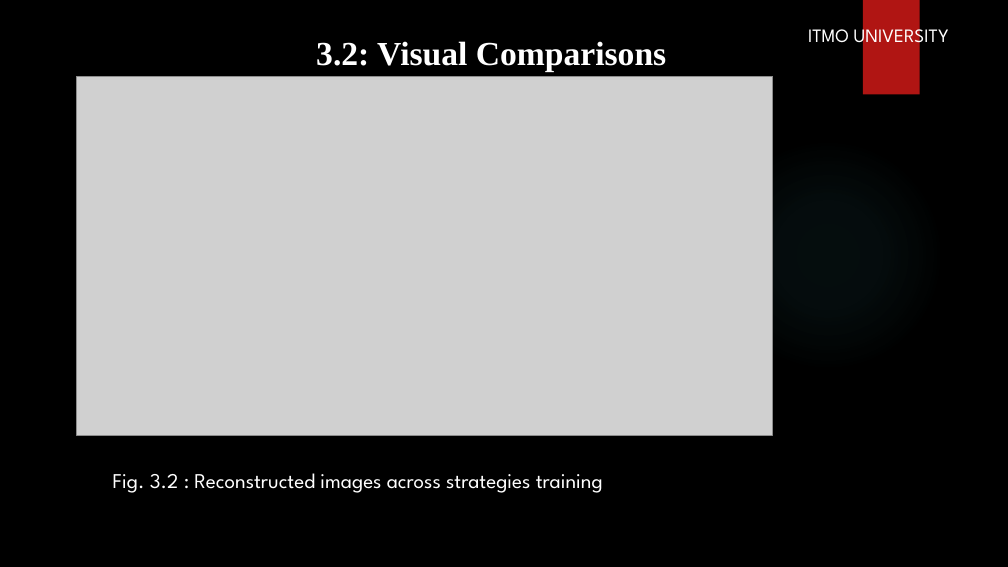
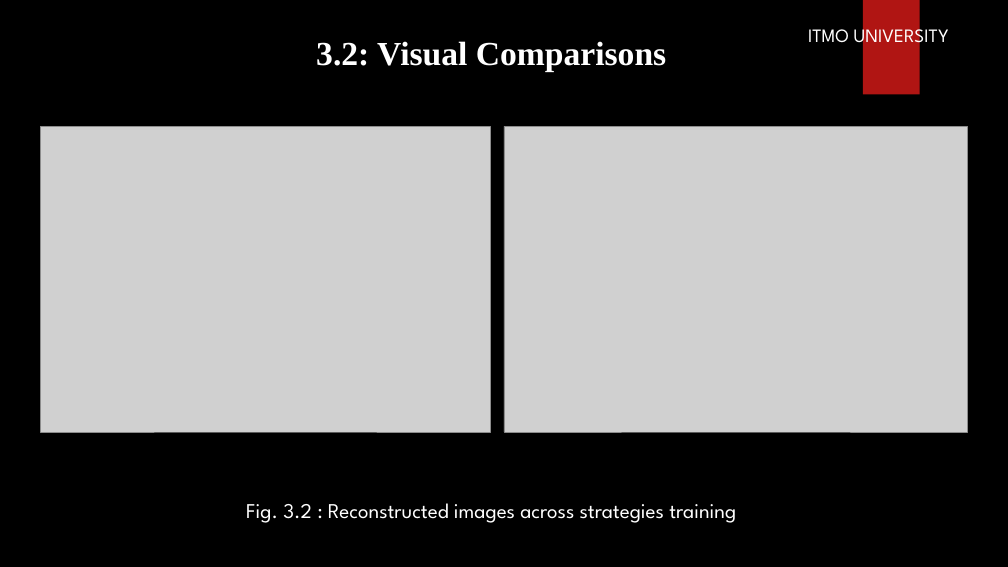
Before and after one commit to PrinssAlex/3dgs-dynamic-masking-47, a slide deck: slide 12 of 3D Gaussian Splatting via Masking Dynamic Objects.pptx (slide 11 before the commit). Drawn at 1008x567 pixels with LibreOffice and Linux fonts; fonts in the diff are those of the drawing; grey boxes stand for pictures; background and template pictures are left out. Boxes give left, top, right and bottom in pixels: in the first picture for what was removed or moved away, otherwise in the second. Text is boxed around its words. In the diff, an @@ line names an element or a change of style, - is before the commit and + after.

```diff
--- a/3D Gaussian Splatting via Masking Dynamic Objects.pptx
+++ b/3D Gaussian Splatting via Masking Dynamic Objects.pptx
@@ picture removed at <box>76,76,773,436</box> @@
@@ picture added at <box>41,126,491,432</box> @@
@@ picture added at <box>504,126,967,432</box> @@
@@ ellipse removed at <box>712,138,944,371</box> @@
@@ text "Fig. 3.2 : Reconstructed images ...": place and size @@
-text "Fig. 3.2 : Reconstructed images ..." at <box>113,473,603,493</box>
+text "Fig. 3.2 : Reconstructed images ..." at <box>246,503,736,523</box>
```
Also in this commit, not shown: 5 other slides changed, 1 slide added, 1 slide removed.
